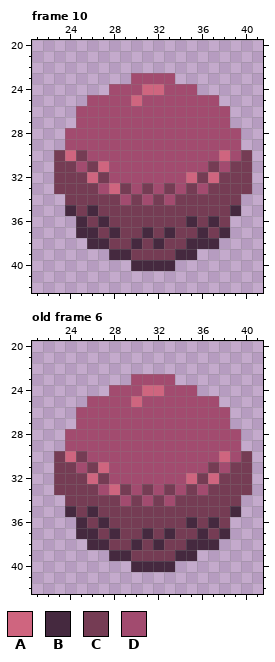
Pixel-art file, stored at concepte/player_2b.aseprite. Above is the file before it was changed.
64x64 pixels, 10 frames. Shown: frame 10: x 21..41, y 20..42; old frame 6: x 21..41, y 20..42. The commit also changed other frames, which this record leaves out.
Palette (. is transparent): A #cf657f  B #45293f  C #753c54  D #a24b6f
Pixels before, frame 10, first column x 23:
23 .......DDDD.......
24 .....DDDAADDD.....
25 ...DDDDADDDDDDD...
26 ..DDDDDDDDDDDDDD..
27 ..DDDDDDDDDDDDDD..
28 .DDDDDDDDDDDDDDDD.
29 .DDDDDDDDDDDDDDDD.
30 CACDDDDDDDDDDDDADC
31 CCDCADDDDDDDDDCDCC
32 CCCACDDDDDDDACACCC
33 CCCCDACDCDCDCDCCCC
34 .CCCCCDCDCDCCCCCC.
35 .BCBCCCCCCCCCCCCB.
36 ..BCBCCCCCCCBCBC..
37 ..BBCBCCBCBCCBCB..
38 ...BBCCBCBCCBBB...
39 .....BBCCCCBB.....
40 .......BBBB.......
Pixels before, old frame 6, first column x 23:
23 .......DDDD.......
24 .....DDDAADDD.....
25 ...DDDDADDDDDDD...
26 ..DDDDDDDDDDDDDD..
27 ..DDDDDDDDDDDDDD..
28 .DDDDDDDDDDDDDDDD.
29 .DDDDDDDDDDDDDDDD.
30 CACDDDDDDDDDDDDADC
31 CCDCADDDDDDDDDCDCC
32 CCCACDDDDDDDACACCC
33 CCCCDACDCDCDCDCCCC
34 .CCCCCDCDCDCCCCCC.
35 .BCBCCCCCCCCCCCCB.
36 ..BCBCCCCCCCBCBC..
37 ..BBCBCCBCBCCBCB..
38 ...BBCCBCBCCBBB...
39 .....BBCCCCBB.....
40 .......BBBB.......
The same view after the edit:
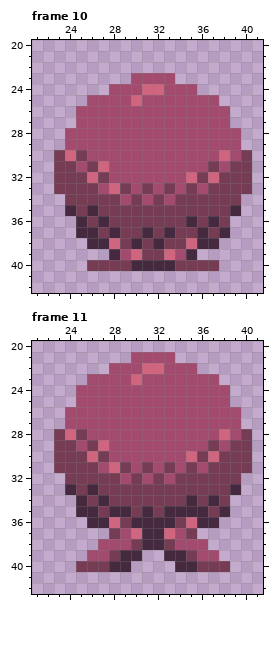
A new or re-ordered frame is compared with the old frame closest to it.
The edit:
frames 10 -> 13
Changed rows in their new state; - is an unchanged pixel.
Frame 10:
first column x 26:
38 --A------A--
39 ---DA--AD---
40 CCCC----CCCC
Frame 11 is new; against old frame 6:
first column x 23:
21 -------DDDD-------
22 -----DDDAADDD-----
23 ---DDDDA---DDDD---
24 --DDD---DD---DDD--
25 --D----D-------D--
26 -D--------------D-
27 -D--------------D-
28 CAC------------A-C
29 CC-CA---------C-CC
30 -C-AC-------ACACC-
31 --C-DAC-C-C-C--C--
32 .--C-C-C-C-CC-C--.
33 .B-BCC-C-C-C-C--B.
34 -.B-B-C-C-C-B-B-.-
35 -.B--BB-B-BBBB-B.-
36 --.B-A-BBBB-AB-.--
37 --...CDA-BAD-...--
38 ---.DDDCB--DDD.---
39 ---DDC-B..B-CDD---
40 --CCCBB....BBCCC--
Where, in picture pixels (left, top, right, bottom), the same in both pictures:
changed: (87, 238, 219, 271)
changed: (54, 352, 252, 572)
